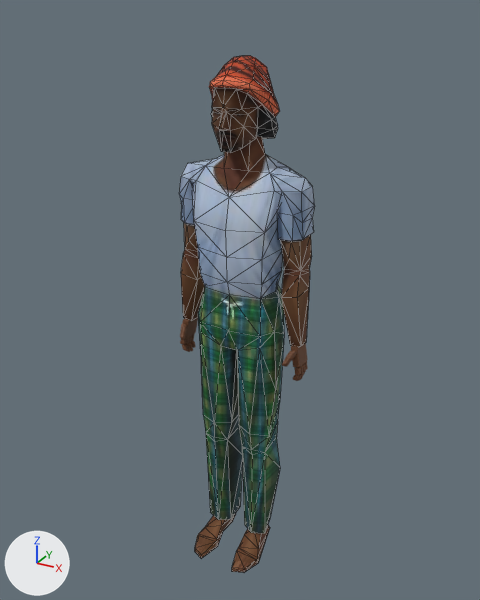
The glTF model assets/models/actors/npc_bowo.glb: old version first, new version second.
Before and after are seen from a 50 mm camera at (9.63, -1.149, 1.219) aimed at (8.989, 0.016, 0.636). Lighting does not change. The marker at lower left points along +X, +Y and +Z. The older version comes first. Mesh edges are drawn as thin lines on the coarser meshes. Where no turn or scale is listed for an object, it has been applied to the vertices.

Names of what the first picture shows: 'npc_bowo_body', 'npc_bowo_head' and 2 more.
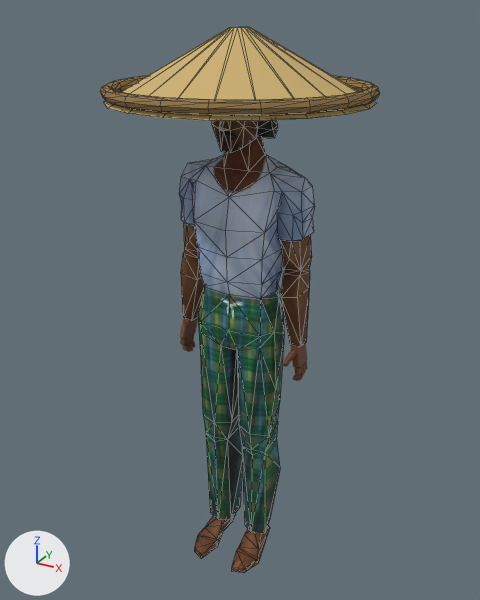
The newer file is also turned or shifted as a whole; pictures and numbers use the older file's frame.

Changed parts and their boxes [x1, y1, x2, y2] in the pictures (480 x 600 px):
```json
{"object": "Cone", "change": "added", "after": [104, 27, 377, 121], "on screen": "orange"}
{"object": "Torus", "change": "added", "after": [100, 76, 380, 116], "on screen": "brown"}
{"object": "npc_bowo_head", "change": "unchanged, covered by the edit", "before": [209, 56, 279, 153], "after": [212, 120, 278, 153]}
```

Edits to the scene script, one JSON object a line:
```json
{"op": "add", "block": "mat_caping_tepi", "code": ["mat_caping_tepi = principled_material('caping_tepi')", "mat_caping_tepi.base_color = (0.305, 0.188, 0.0612)  # brown #967846", "mat_caping_tepi.roughness = 0.75"]}
{"op": "add", "block": "mat_caping", "code": ["mat_caping = principled_material('caping')", "mat_caping.base_color = (0.604, 0.434, 0.162)  # orange #ccb070", "mat_caping.roughness = 0.75"]}
{"op": "add", "block": "me_torus", "code": ["me_torus = bpy.data.meshes.new('Torus')", "me_torus.from_pydata(...)  # a torus around z (ring radius 0.247, tube radius 0.012) spanning x -0.261..0.258, y -0.26..0.259, z 1.065..1.089", "me_torus.materials.append(mat_caping_tepi)  # brown #967846"]}
{"op": "add", "block": "me_cone", "code": ["me_cone = bpy.data.meshes.new('Cone')", "me_cone.from_pydata(...)  # 40 vertices, 76 faces; spans x -0.257..0.253, y -0.256..0.254, z 1.058..1.186", "me_cone.materials.append(mat_caping)  # orange #ccb070"]}
{"op": "add", "block": "ob_torus", "code": ["ob_torus = bpy.data.objects.new('Torus', me_torus)", "ob_torus.location = (9.0, 0.0, 0.0)"]}
{"op": "add", "block": "ob_cone", "code": ["ob_cone = bpy.data.objects.new('Cone', me_cone)", "ob_cone.location = (9.0, 0.0, 0.0)"]}
```
